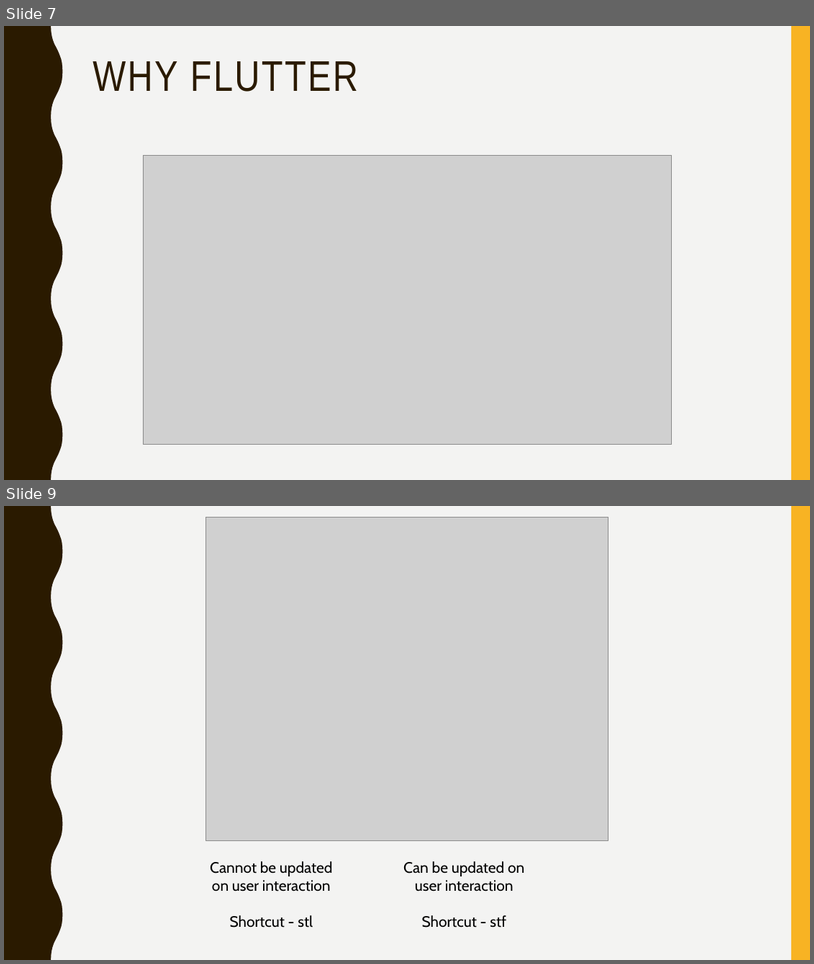
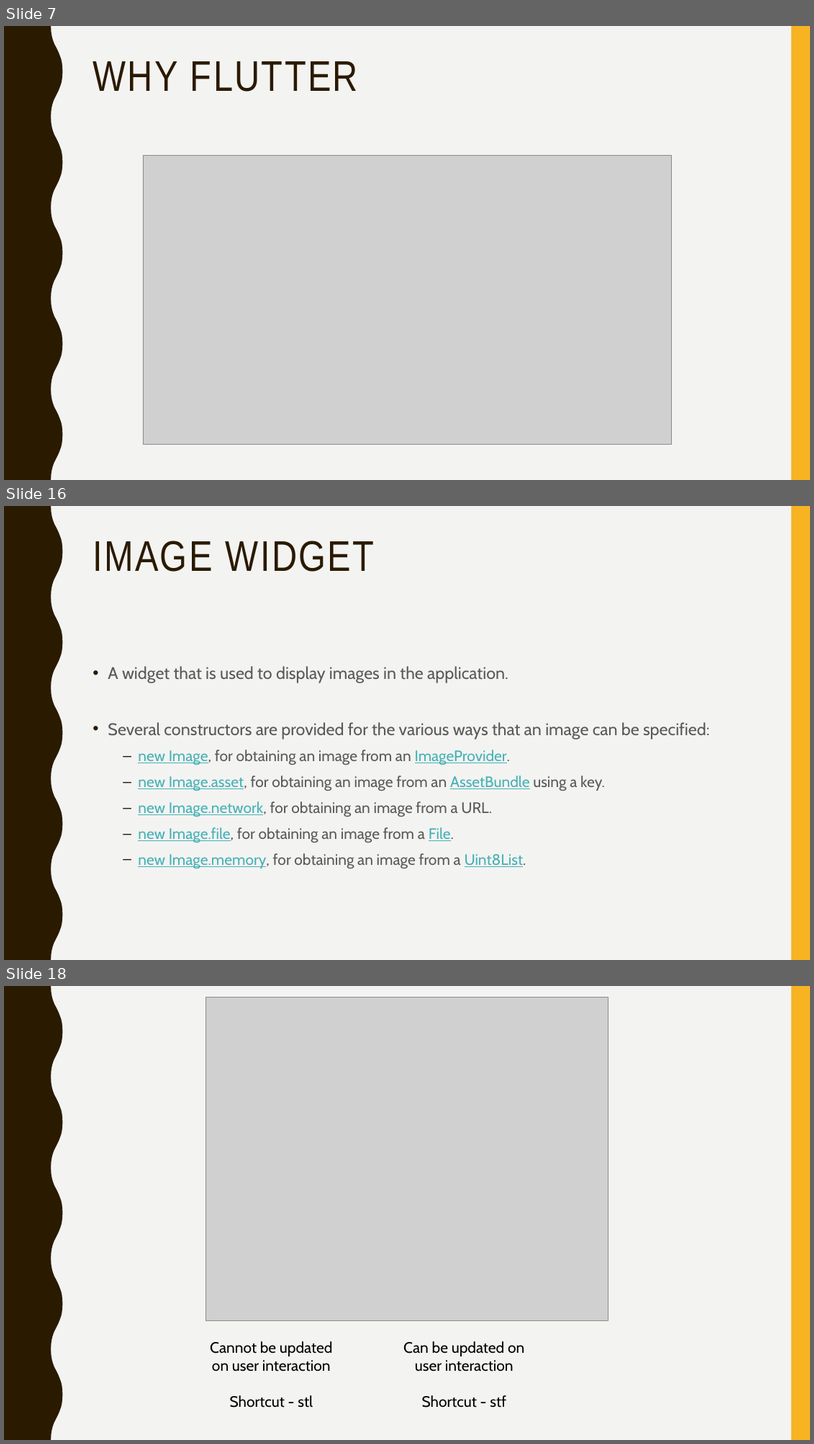
Before and after one commit to narayanvyas/flutter_workshop, a slide deck: Flutter Workshop.pptx. Shown one above the other, each under a label of ours: slides 7 and 9 before the commit, slides 7, 16 and 18 after it; the slides between them are not shown. The pictures are 814x964 and 814x1444 pixels, drawn with LibreOffice and Linux fonts; fonts in the diff are those of the drawing; grey boxes stand for pictures. Boxes give left, top, right and bottom in pixels: in the first picture for what was removed or moved away, otherwise in the second. Text is boxed around its words. In the diff, an @@ line names an element or a change of style, - is before the commit and + after.

```diff
--- a/Flutter Workshop.pptx
+++ b/Flutter Workshop.pptx
@@ slide 16 added at box(4, 506, 810, 960), background #F3F3F2; not listed: 2 template elements that a slide beside it also shows @@
@@ title added at box(93, 541, 375, 572), 51 pt, text #2A1A00 @@
+IMAGE WIDGET
@@ text added at box(108, 666, 710, 868), 18 pt, text #595959 @@
+• A widget that is used to display images in the application.
+• Several constructors are provided for the various ways that an image can be specified:
+  – new Image, for obtaining an image from an ImageProvider.
+  – new Image.asset, for obtaining an image from an AssetBundle using a key.
+  – new Image.network, for obtaining an image from a URL.
+  – new Image.file, for obtaining an image from a File.
+  – new Image.memory, for obtaining an image from a Uint8List.
@@ what was slide 9 is now slide 18 @@
```
Also in this commit, not shown: 1 slide changed, 8 other slides added.
